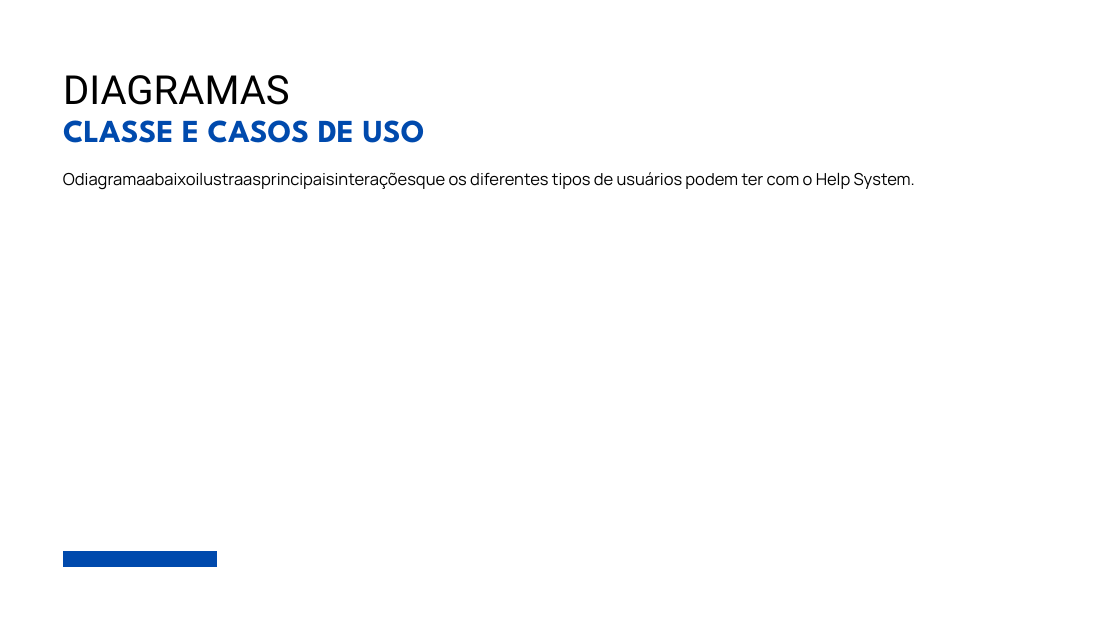
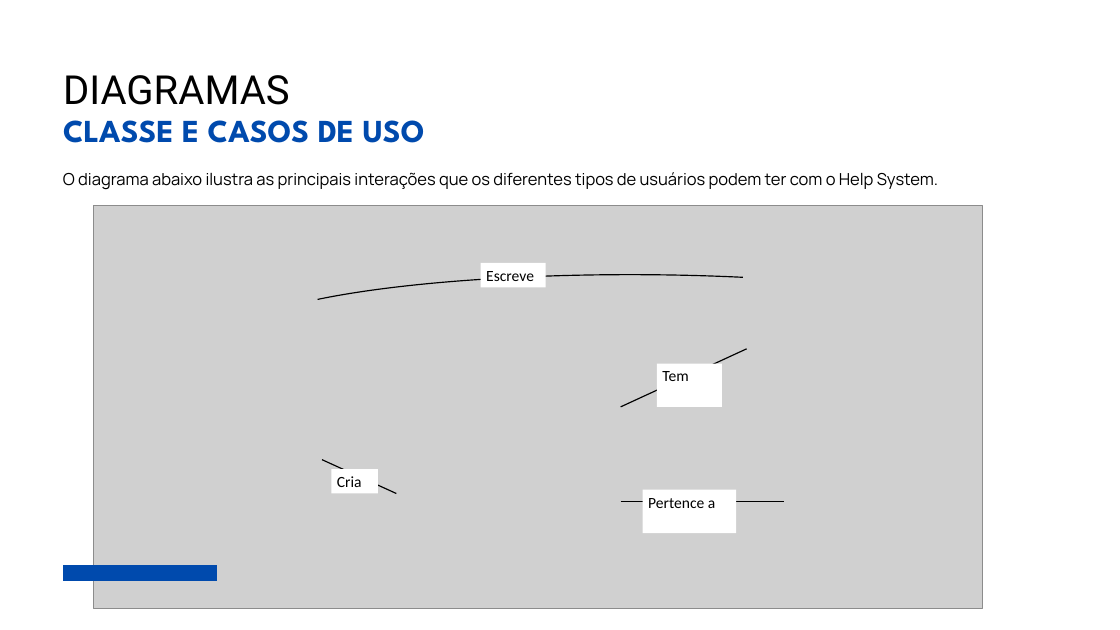
Before and after one commit to tiagomonge/HelpSystem, a slide deck: slide 4 of utils/Modelo de Apresentação.pptx. Drawn at 1120x630 pixels with LibreOffice and Linux fonts; fonts in the diff are those of the drawing; grey boxes stand for pictures; background and template pictures are left out. Boxes give left, top, right and bottom in pixels: in the first picture for what was removed or moved away, otherwise in the second. Text is boxed around its words. In the diff, an @@ line names an element or a change of style, - is before the commit and + after.

```diff
--- a/utils/Modelo de Apresentação.pptx
+++ b/utils/Modelo de Apresentação.pptx
@@ text at (x1=63, y1=172, x2=938, y2=190): spaces changed @@
-Odiagramaabaixoilustraasprincipaisinteraçõesque os diferentes tipos de usuários podem ter com o Help System.
+O diagrama abaixo ilustra as principais interações que os diferentes tipos de usuários podem ter com o Help System.
@@ group added at (x1=94, y1=206, x2=1027, y2=608): 4 rectangles, 3 lines, 1 picture, 1 arc (boxed as its full ellipse) @@
+Escreve
+Cria
+Tem
+Pertence a
@@ freeform shape moved from (x1=63, y1=551, x2=217, y2=567) to (x1=63, y1=565, x2=217, y2=581) @@
```
Also in this commit, not shown: 1 other slide changed, 1 slide added, 1 slide removed, 1 other file.
